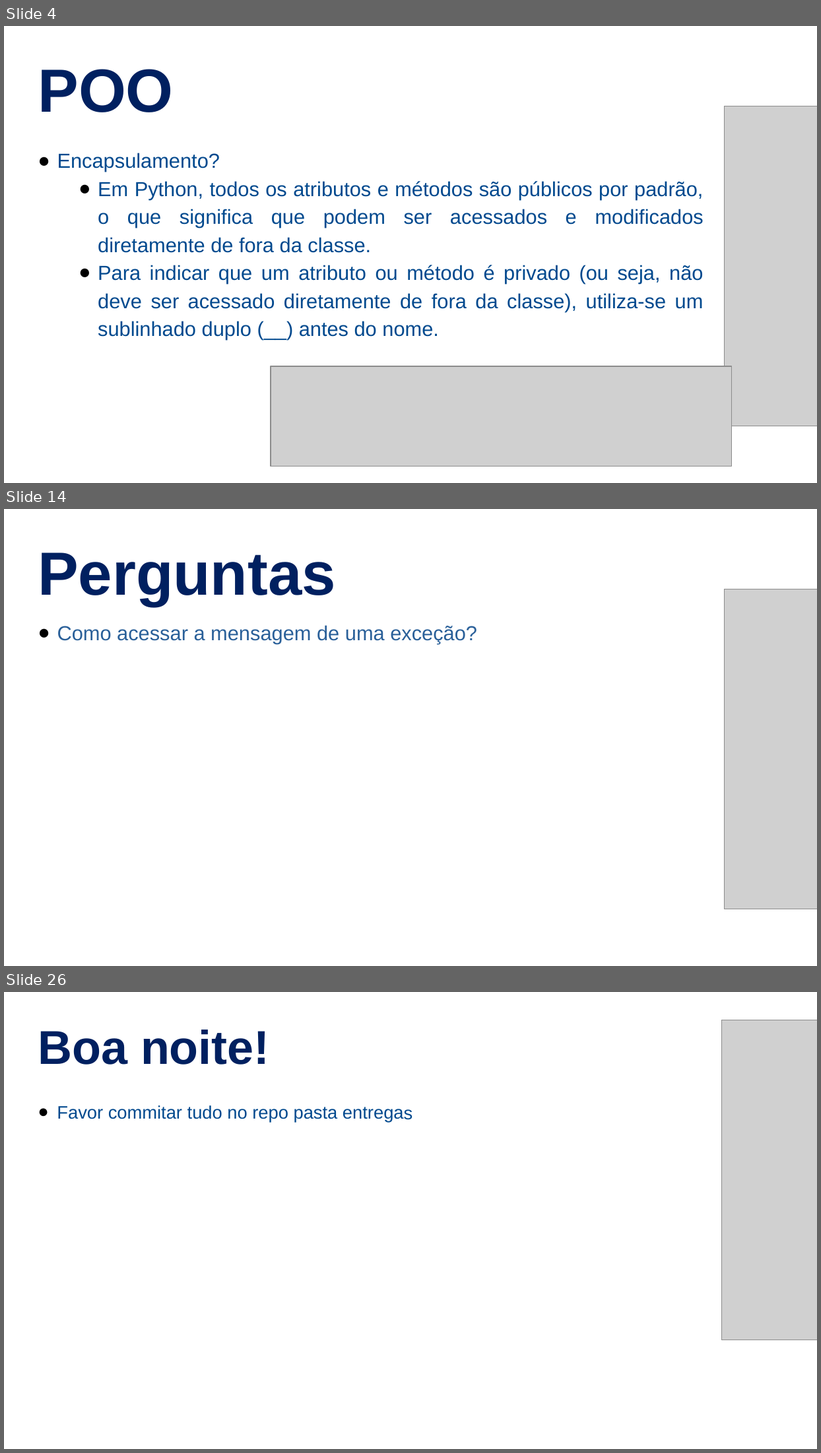
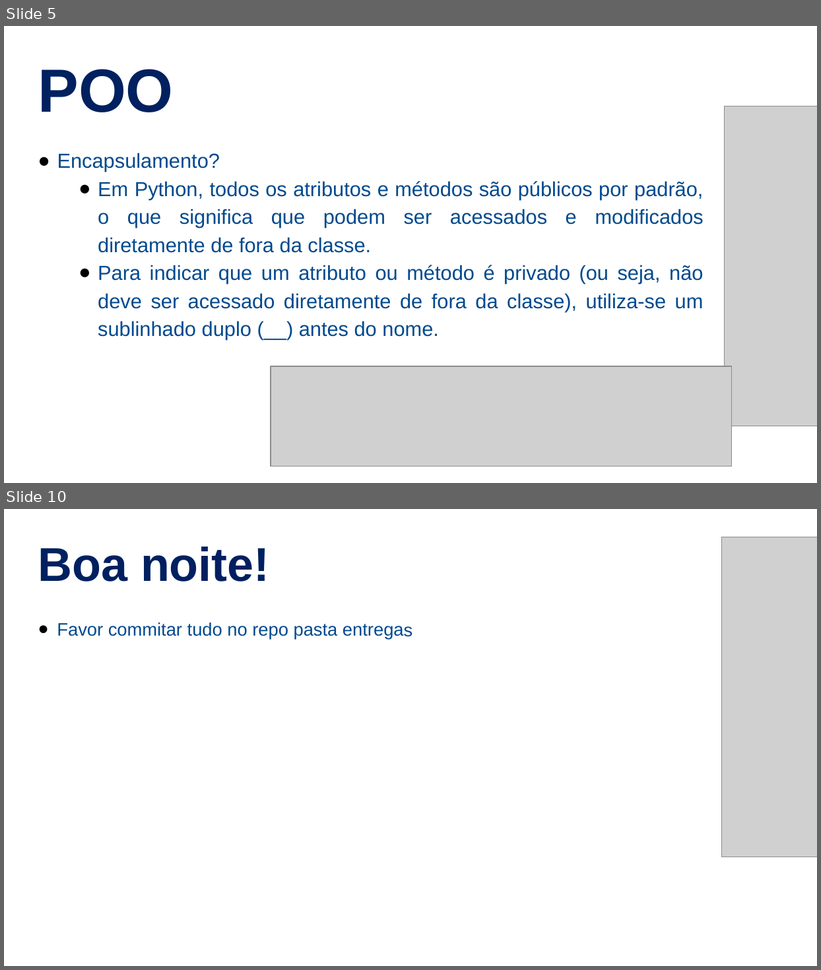
Before and after one commit to NaturalCoder/TI96, a slide deck: Aula18/Aula18.pptx. Shown one above the other, each under a label of ours: slides 4, 14 and 26 before the commit, slides 5 and 10 after it; the slides between them are not shown. The pictures are 821x1453 and 821x970 pixels, drawn with LibreOffice and Linux fonts; fonts in the diff are those of the drawing; grey boxes stand for pictures. Boxes give left, top, right and bottom in pixels: in the first picture for what was removed or moved away, otherwise in the second. Text is boxed around its words. In the diff, an @@ line names an element or a change of style, - is before the commit and + after.

```diff
--- a/Aula18/Aula18.pptx
+++ b/Aula18/Aula18.pptx
@@ slide 14 removed at [4, 509, 817, 966], background #FFFFFF @@
@@ text removed at [38, 553, 335, 606] @@
-Perguntas
@@ picture removed at [725, 590, 817, 910] @@
@@ text removed at [57, 625, 477, 644] @@
-● Como acessar a mensagem de uma exceção?
@@ what was slide 4 is now slide 5 @@
@@ what was slide 26 is now slide 10 @@
```
Also in this commit, not shown: 1 slide changed, 4 slides added, 19 other slides removed, 9 other files.
